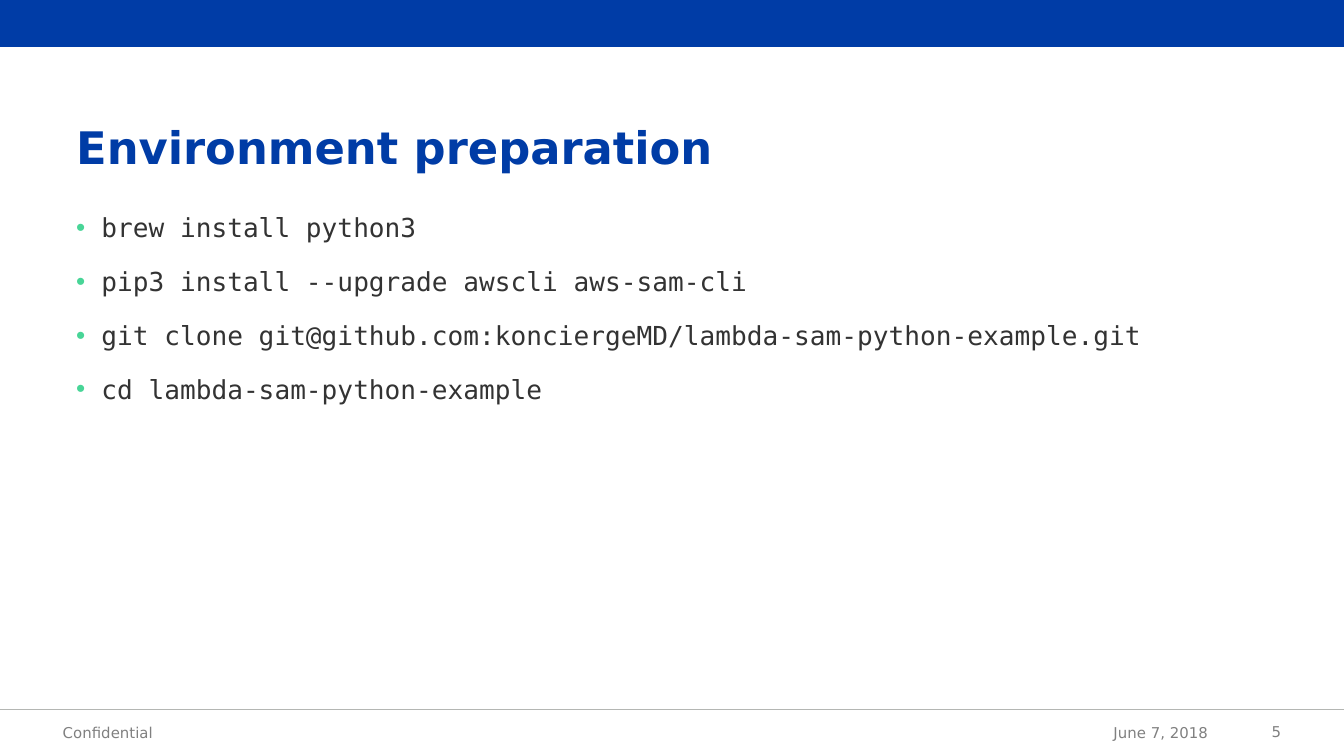
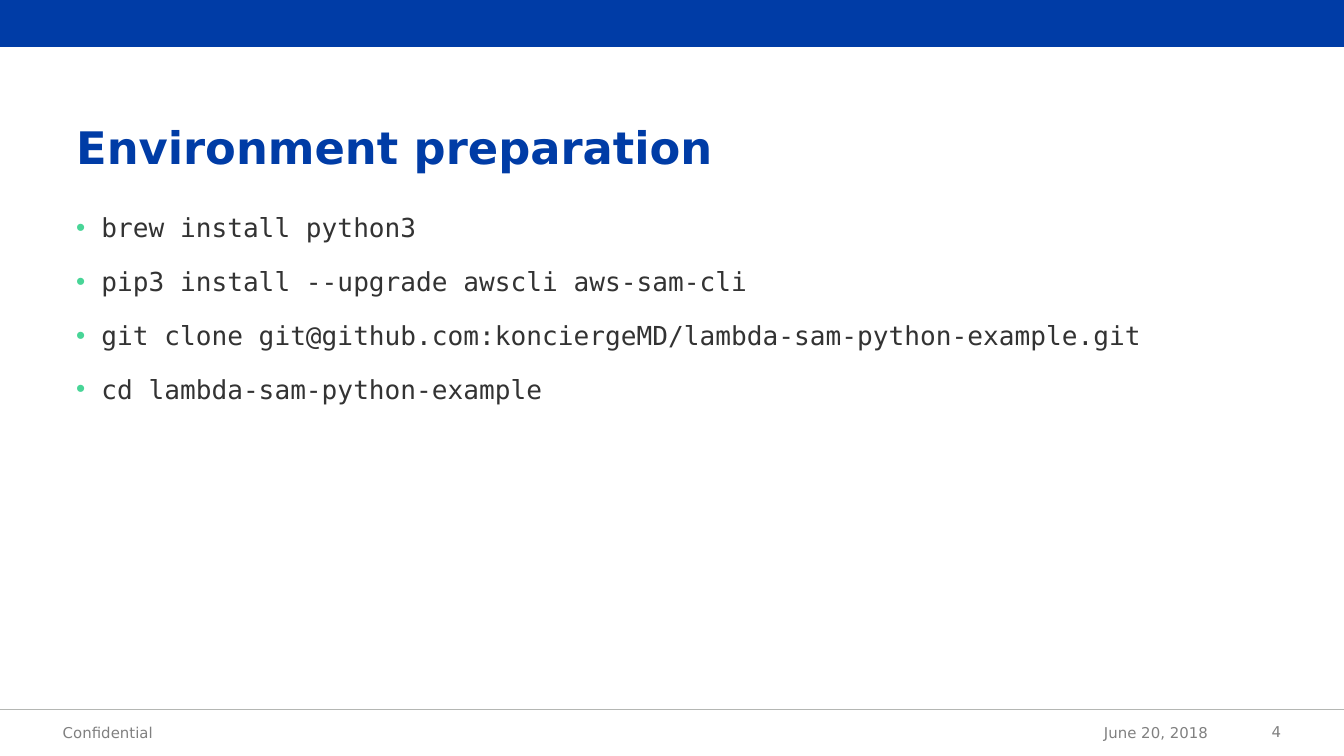
Before and after one commit to jakubzeman-acc/aws-sam-hello-world, a slide deck: slide 4 of demo.pptx (slide 5 before the commit). Drawn at 1344x756 pixels with LibreOffice and Linux fonts; fonts in the diff are those of the drawing; background and template pictures are left out. Boxes give left, top, right and bottom in pixels: in the first picture for what was removed or moved away, otherwise in the second. Text is boxed around its words. In the diff, an @@ line names an element or a change of style, - is before the commit and + after.

```diff
--- a/demo.pptx
+++ b/demo.pptx
@@ text at <box>1104,727,1208,741</box>: text changed @@
-June 7, 2018
+June 20, 2018
@@ page number at <box>1272,726,1281,737</box>: text changed @@
-5
+4
```
Also in this commit, not shown: 4 other slides changed, 2 slides removed, 4 other files.
